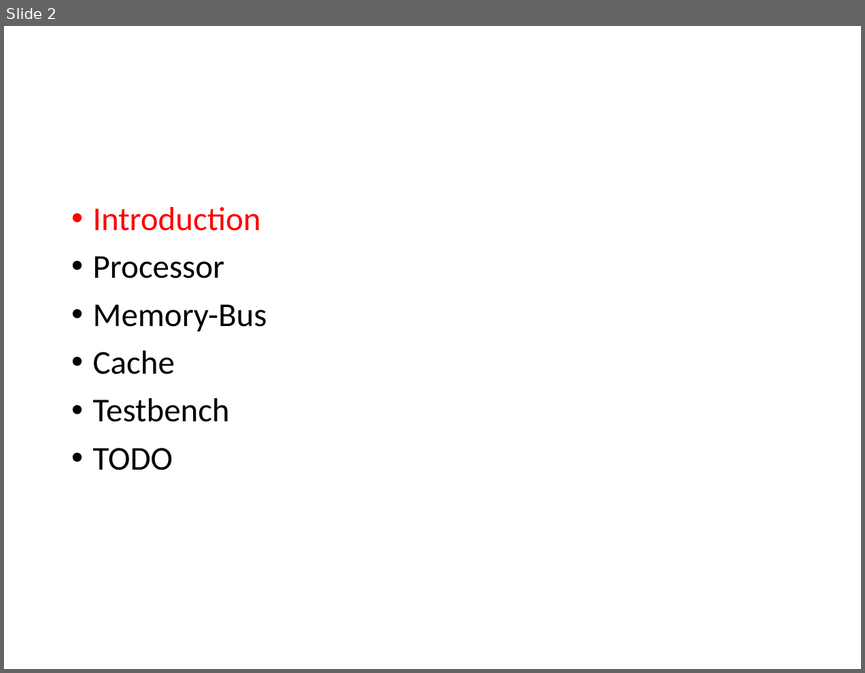
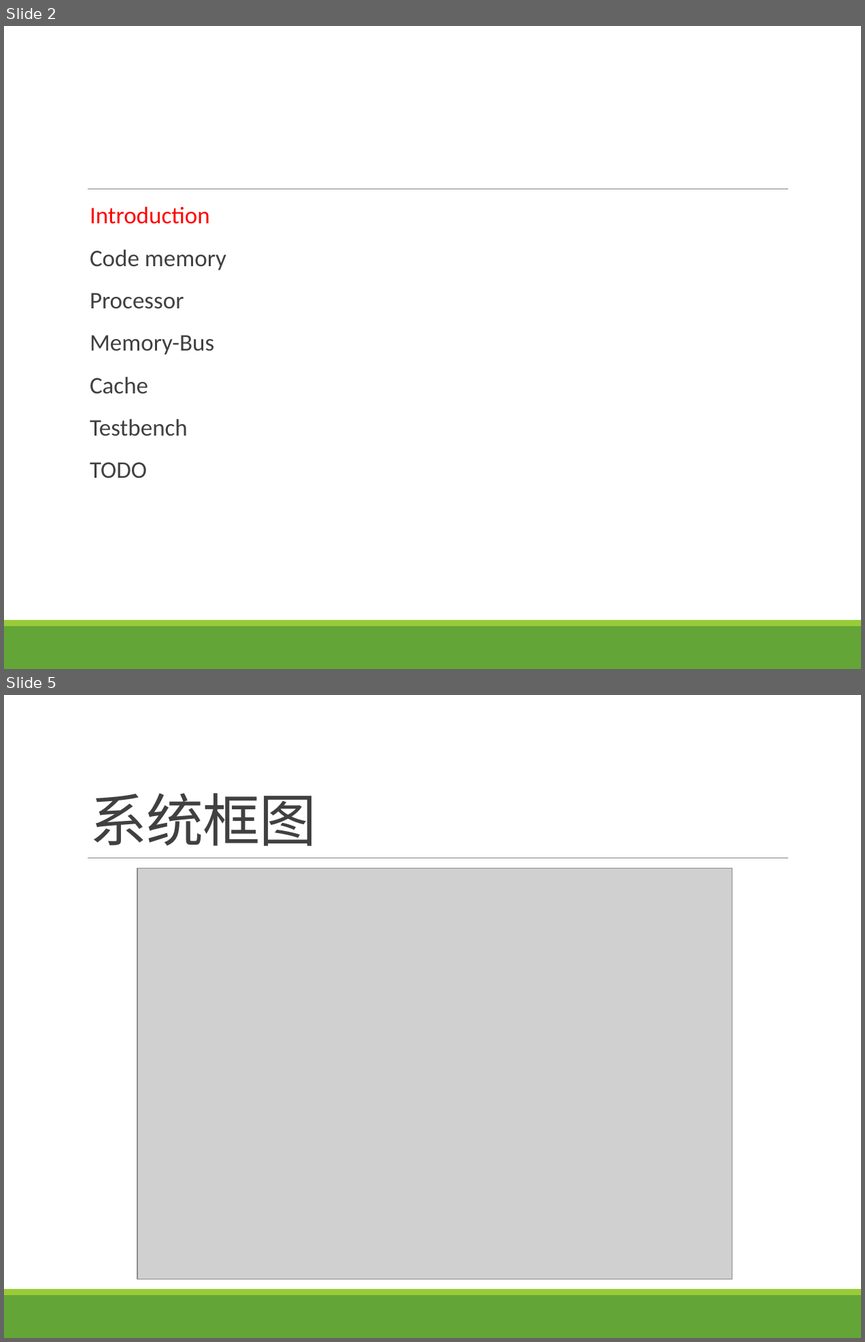
Before and after one commit to Alaya-in-Matrix/fudanCourseProjectParallelYu, a slide deck: cachePresentation.pptx. Shown one above the other, each under a label of ours: slide 2 before the commit, slides 2 and 5 after it; the slides between them are not shown. The pictures are 865x673 and 865x1342 pixels, drawn with LibreOffice and Linux fonts; fonts in the diff are those of the drawing; grey boxes stand for pictures. Boxes give left, top, right and bottom in pixels: in the first picture for what was removed or moved away, otherwise in the second. Text is boxed around its words. In the diff, an @@ line names an element or a change of style, - is before the commit and + after.

```diff
--- a/cachePresentation.pptx
+++ b/cachePresentation.pptx
@@ slide 5 added at bbox=[4, 695, 861, 1338], background #FFFFFF; not listed: 3 template elements that a slide beside it also shows @@
@@ title added at bbox=[90, 793, 316, 846], 48 pt, text #404040 @@
+系统框图
@@ picture added at bbox=[138, 868, 732, 1278] @@
@@ slide 2 changed as well @@
@@ line added from (88, 189) to (788, 189), #808080 0.5 pt @@
@@ text at bbox=[90, 206, 214, 478]: size 28 to 20 pt in "Introduction", "Processor", "Memory-Bus", "Cache" and 2 more places; text colour #000000 to #404040 in "Processor", "Memory-Bus", "Cache", "Testbench" and 1 more places; bullet • to  ; more space between paragraphs @@
@@ text at bbox=[90, 249, 226, 270]: paragraph added @@
+  Code memory
@@ rectangle added at bbox=[4, 626, 861, 669], fill #63A537 @@
@@ rectangle added at bbox=[4, 620, 861, 626], fill #99CB38 @@
```
Also in this commit, not shown: 2 other slides changed, 39 other slides added, 3 slides removed, 17 other files.
